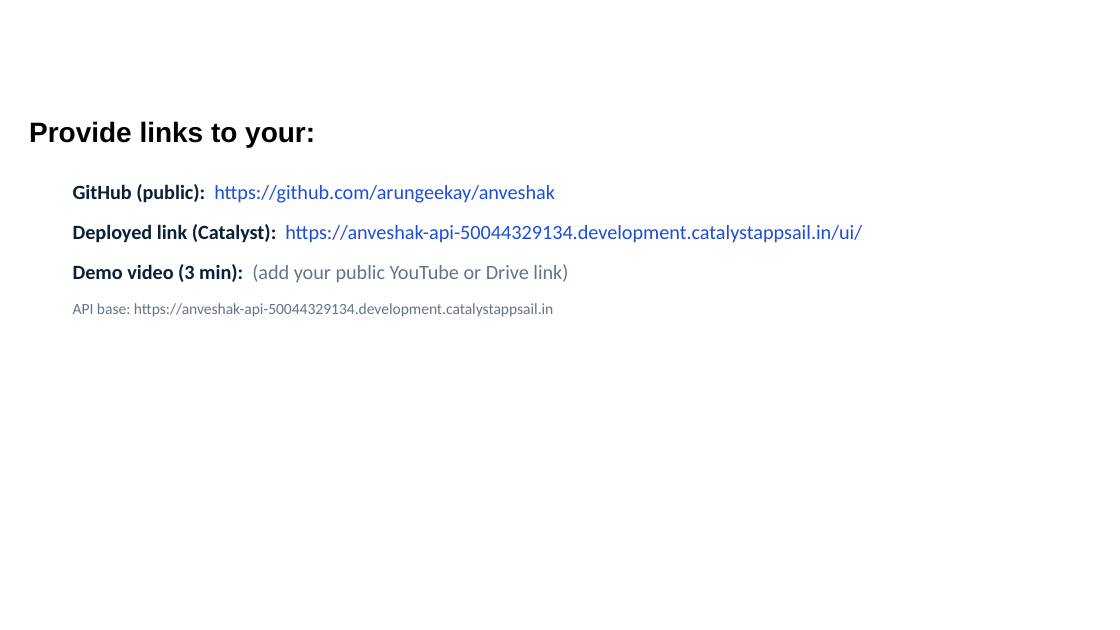
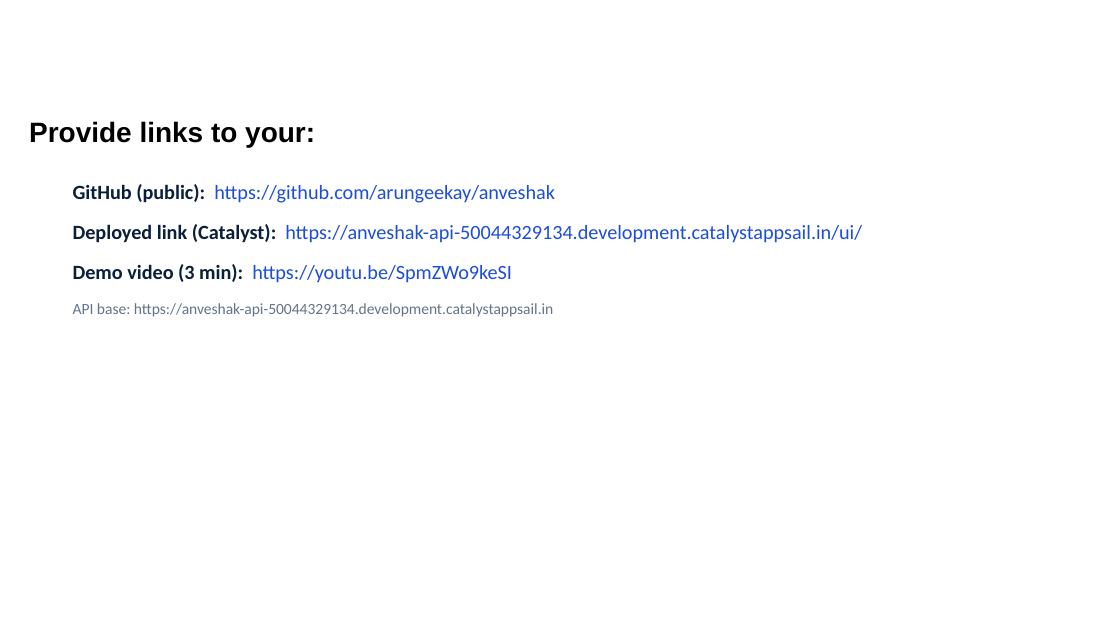
Before and after one commit to arungeekay/anveshak, a slide deck: slide 13 of ANVESHAK_KSP_Datathon_2026_Submission.pptx. Drawn at 1120x630 pixels with LibreOffice and Linux fonts; fonts in the diff are those of the drawing; background and template pictures are left out. Boxes give left, top, right and bottom in pixels: in the first picture for what was removed or moved away, otherwise in the second. Text is boxed around its words. In the diff, an @@ line names an element or a change of style, - is before the commit and + after.

Commit message:
deck: add the published demo video link (youtu.be/SpmZWo9keSI)
Filled the last placeholder on the Links slide. All three submission links now
resolve: GitHub, the live Catalyst deployment, and the YouTube demo. Re-exported
the submission PDF.

```diff
--- a/ANVESHAK_KSP_Datathon_2026_Submission.pptx
+++ b/ANVESHAK_KSP_Datathon_2026_Submission.pptx
@@ text at [73, 264, 512, 283]: text changed; text colour #64748B to #1D4ED8 @@
-Demo video (3 min): (add your public YouTube or Drive link)
+Demo video (3 min): https://youtu.be/SpmZWo9keSI
```
Also in this commit, not shown: 2 other files.
